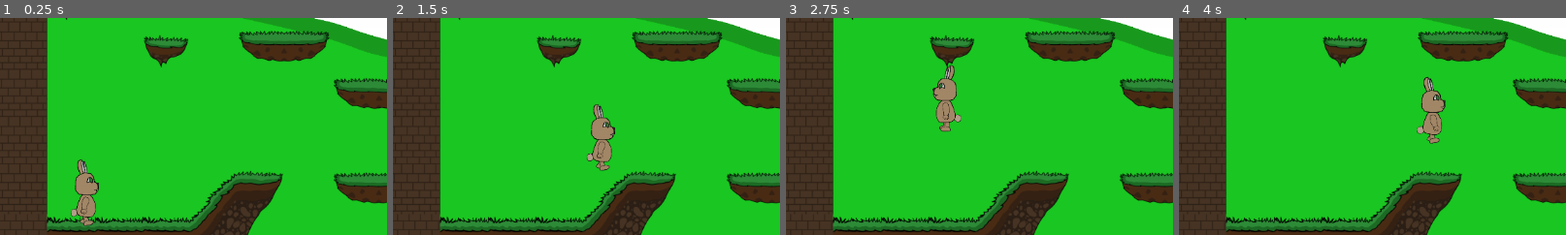
Above: before the commit, frames 1-4 (left to right).
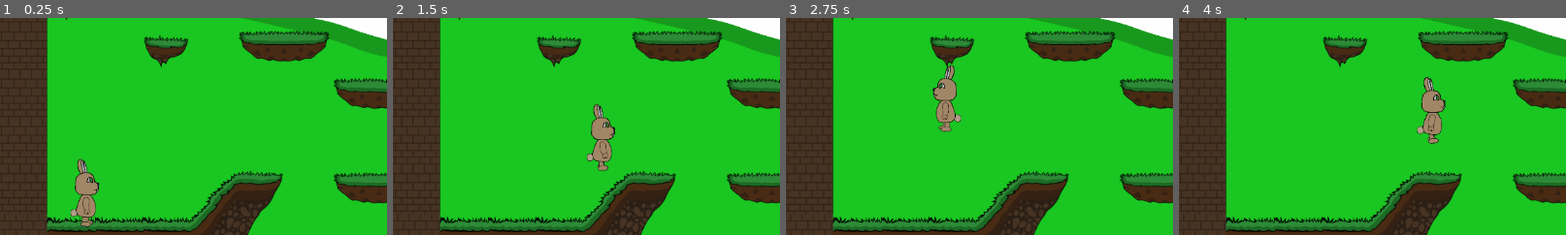
Above: after the commit, the same moments.

Repository: andre-henriques04/island-hoppers
Game: Godot game, scene res://scenes/main.tscn
Same seed, same stepped clock (60 frames per second), same inputs: the game is played once before the commit and once after it.
Inputs:
- Up to frame 1 (0.25 s): no input
- Up to frame 2 (1.5 s): tap Enter (ui_accept) at 0.5, 0.77 s; hold Right (ui_right) from 0.53 s (still down)
- Up to frame 3 (2.75 s): tap Enter (ui_accept) at 1.52, 2 s; release Right (ui_right) at 2.03 s; hold Left (ui_left) from 2.03 s (still down)
- Up to frame 4 (4 s): release Left (ui_left) at 2.78 s; hold Right (ui_right) from 2.78 s (still down); tap Enter (ui_accept) at 3.02, 3.5, 3.77 s
The pictures show only the part of the screen within x 0-50%, y 40-90%; the shares and areas given below are measured in that part.

The runs differ from the first frame. In frame 1, 0.3% of the frame differs, in the area x 18-26%, y 64-97%; in frame 2, 0.1%; in frame 3, less than 0.1%; in frame 4, 0.1%.

Commit message:
Add player animations and NPC assets

Diff:
--- a/scenes/main.tscn
+++ b/scenes/main.tscn
@@ -2,7 +2,9 @@
 
 [ext_resource type="Texture2D" uid="uid://ddgtpjh7kfplp" path="res://assets/art/tilesheets/TutorialIslandPlatformsTileSheet.png" id="1_o5qli"]
 [ext_resource type="Texture2D" uid="uid://cwjx4wj6flwgb" path="res://assets/art/spritesheets/BoxingGloveSpritesheet.png" id="2_0wfyh"]
+[ext_resource type="Texture2D" uid="uid://bts0w0vwq1noq" path="res://assets/player/bunny_idle_spritesheet.png" id="4_o6xl0"]
 [ext_resource type="Texture2D" uid="uid://sv65k63pv6iv" path="res://assets/art/backgrouds/tutorial_background.png" id="5_tbgi4"]
+[ext_resource type="Texture2D" uid="uid://bkgnrdsrdoxdo" path="res://assets/player/bunny_jump_spritesheet.png" id="5_tipki"]
 [ext_resource type="Script" uid="uid://dyrpsoyiwa1pv" path="res://scripts/CharacterMovement.gd" id="player_script"]
 [ext_resource type="Texture2D" uid="uid://5p5bjp8goweo" path="res://assets/player/bunny_walk_spritesheet.png" id="player_texture"]
 
@@ -573,6 +575,138 @@
 [sub_resource type="RectangleShape2D" id="player_RectangleShape2D_jyhfs"]
 size = Vector2(60, 144)
 
+[sub_resource type="AtlasTexture" id="AtlasTexture_xrs0c"]
+atlas = ExtResource("4_o6xl0")
+region = Rect2(0, 0, 512, 512)
+
+[sub_resource type="AtlasTexture" id="AtlasTexture_xljpf"]
+atlas = ExtResource("4_o6xl0")
+region = Rect2(512, 0, 512, 512)
+
+[sub_resource type="AtlasTexture" id="AtlasTexture_j4bwh"]
+atlas = ExtResource("4_o6xl0")
+region = Rect2(1024, 0, 512, 512)
+
+[sub_resource type="AtlasTexture" id="AtlasTexture_ksmap"]
+atlas = ExtResource("4_o6xl0")
+region = Rect2(1536, 0, 512, 512)
+
+[sub_resource type="AtlasTexture" id="AtlasTexture_ygd8o"]
+atlas = ExtResource("4_o6xl0")
+region = Rect2(2048, 0, 512, 512)
+
+[sub_resource type="AtlasTexture" id="AtlasTexture_2s0kr"]
+atlas = ExtResource("4_o6xl0")
+region = Rect2(0, 512, 512, 512)
+
+[sub_resource type="AtlasTexture" id="AtlasTexture_xaipn"]
+atlas = ExtResource("4_o6xl0")
+region = Rect2(512, 512, 512, 512)
+
+[sub_resource type="AtlasTexture" id="AtlasTexture_ndrjj"]
+atlas = ExtResource("4_o6xl0")
+region = Rect2(1024, 512, 512, 512)
+
+[sub_resource type="AtlasTexture" id="AtlasTexture_ih3m7"]
+atlas = ExtResource("4_o6xl0")
+region = Rect2(1536, 512, 512, 512)
+
+[sub_resource type="AtlasTexture" id="AtlasTexture_11yus"]
+atlas = ExtResource("4_o6xl0")
+region = Rect2(2048, 512, 512, 512)
+
+[sub_resource type="AtlasTexture" id="AtlasTexture_b6ruc"]
+atlas = ExtResource("4_o6xl0")
+region = Rect2(0, 1024, 512, 512)
+
+[sub_resource type="AtlasTexture" id="AtlasTexture_155or"]
+atlas = ExtResource("4_o6xl0")
+region = Rect2(512, 1024, 512, 512)
+
+[sub_resource type="AtlasTexture" id="AtlasTexture_vtx2l"]
+atlas = ExtResource("4_o6xl0")
+region = Rect2(1024, 1024, 512, 512)
+
+[sub_resource type="AtlasTexture" id="AtlasTexture_63lxy"]
+atlas = ExtResource("4_o6xl0")
+region = Rect2(1536, 1024, 512, 512)
+
+[sub_resource type="AtlasTexture" id="AtlasTexture_fjhjs"]
+atlas = ExtResource("4_o6xl0")
+region = Rect2(2048, 1024, 512, 512)
+
+[sub_resource type="AtlasTexture" id="AtlasTexture_bfu41"]
+atlas = ExtResource("4_o6xl0")
+region = Rect2(0, 1536, 512, 512)
+
+[sub_resource type="AtlasTexture" id="AtlasTexture_r4ag1"]
+atlas = ExtResource("4_o6xl0")
+region = Rect2(512, 1536, 512, 512)
+
+[sub_resource type="AtlasTexture" id="AtlasTexture_v0wtd"]
+atlas = ExtResource("5_tipki")
+region = Rect2(0, 0, 500, 500)
+
+[sub_resource type="AtlasTexture" id="AtlasTexture_sgvw8"]
+atlas = ExtResource("5_tipki")
+region = Rect2(500, 0, 500, 500)
+
+[sub_resource type="AtlasTexture" id="AtlasTexture_6nfnn"]
+atlas = ExtResource("5_tipki")
+region = Rect2(1000, 0, 500, 500)
+
+[sub_resource type="AtlasTexture" id="AtlasTexture_4ue30"]
+atlas = ExtResource("5_tipki")
+region = Rect2(1500, 0, 500, 500)
+
+[sub_resource type="AtlasTexture" id="AtlasTexture_k42av"]
+atlas = ExtResource("5_tipki")
+region = Rect2(2000, 0, 500, 500)
+
+[sub_resource type="AtlasTexture" id="AtlasTexture_gr8w0"]
+atlas = ExtResource("5_tipki")
+region = Rect2(0, 500, 500, 500)
+
+[sub_resource type="AtlasTexture" id="AtlasTexture_673bd"]
+atlas = ExtResource("5_tipki")
+region = Rect2(500, 500, 500, 500)
+
+[sub_resource type="AtlasTexture" id="AtlasTexture_akjxb"]
+atlas = ExtResource("5_tipki")
+region = Rect2(1000, 500, 500, 500)
+
+[sub_resource type="AtlasTexture" id="AtlasTexture_vrx01"]
+atlas = ExtResource("5_tipki")
+region = Rect2(1500, 500, 500, 500)
+
+[sub_resource type="AtlasTexture" id="AtlasTexture_1uevf"]
+atlas = ExtResource("5_tipki")
+region = Rect2(2000, 500, 500, 500)
+
+[sub_resource type="AtlasTexture" id="AtlasTexture_tc087"]
+atlas = ExtResource("5_tipki")
+region = Rect2(0, 1000, 500, 500)
+
+[sub_resource type="AtlasTexture" id="AtlasTexture_73205"]
+atlas = ExtResource("5_tipki")
+region = Rect2(500, 1000, 500, 500)
+
+[sub_resource type="AtlasTexture" id="AtlasTexture_0tljd"]
+atlas = ExtResource("5_tipki")
+region = Rect2(1000, 1000, 500, 500)
+
+[sub_resource type="AtlasTexture" id="AtlasTexture_mgpkq"]
+atlas = ExtResource("5_tipki")
+region = Rect2(1500, 1000, 500, 500)
+
+[sub_resource type="AtlasTexture" id="AtlasTexture_xmrkg"]
+atlas = ExtResource("5_tipki")
+region = Rect2(2000, 1000, 500, 500)
+
+[sub_resource type="AtlasTexture" id="AtlasTexture_wvlrk"]
+atlas = ExtResource("5_tipki")
+region = Rect2(0, 1500, 500, 500)
+
 [sub_resource type="AtlasTexture" id="player_AtlasTexture_sugp2"]
 atlas = ExtResource("player_texture")
 region = Rect2(0, 0, 512, 512)
@@ -639,6 +773,115 @@
 
 [sub_resource type="SpriteFrames" id="player_SpriteFrames_y7xg4"]
 animations = [{
+"frames": [{
+"duration": 1.0,
+"texture": SubResource("AtlasTexture_xrs0c")
+}, {
+"duration": 1.0,
+"texture": SubResource("AtlasTexture_xljpf")
+}, {
+"duration": 1.0,
+"texture": SubResource("AtlasTexture_j4bwh")
+}, {
+"duration": 1.0,
+"texture": SubResource("AtlasTexture_ksmap")
+}, {
+"duration": 1.0,
+"texture": SubResource("AtlasTexture_ygd8o")
+}, {
+"duration": 1.0,
+"texture": SubResource("AtlasTexture_2s0kr")
+}, {
+"duration": 1.0,
+"texture": SubResource("AtlasTexture_xaipn")
+}, {
+"duration": 1.0,
+"texture": SubResource("AtlasTexture_ndrjj")
+}, {
+"duration": 1.0,
+"texture": SubResource("AtlasTexture_ih3m7")
+}, {
+"duration": 1.0,
+"texture": SubResource("AtlasTexture_11yus")
+}, {
+"duration": 1.0,
+"texture": SubResource("AtlasTexture_b6ruc")
+}, {
+"duration": 1.0,
+"texture": SubResource("AtlasTexture_155or")
+}, {
+"duration": 1.0,
+"texture": SubResource("AtlasTexture_vtx2l")
+}, {
+"duration": 1.0,
+"texture": SubResource("AtlasTexture_63lxy")
+}, {
+"duration": 1.0,
+"texture": SubResource("AtlasTexture_fjhjs")
+}, {
+"duration": 1.0,
+"texture": SubResource("AtlasTexture_bfu41")
+}, {
+"duration": 1.0,
+"texture": SubResource("AtlasTexture_r4ag1")
+}],
+"loop": 1,
+"name": &"idle",
+"speed": 5.0
+}, {
+"frames": [{
+"duration": 1.0,
+"texture": SubResource("AtlasTexture_v0wtd")
+}, {
+"duration": 1.0,
+"texture": SubResource("AtlasTexture_sgvw8")
+}, {
+"duration": 1.0,
+"texture": SubResource("AtlasTexture_6nfnn")
+}, {
+"duration": 1.0,
+"texture": SubResource("AtlasTexture_4ue30")
+}, {
+"duration": 1.0,
+"texture": SubResource("AtlasTexture_k42av")
+}, {
+"duration": 1.0,
+"texture": SubResource("AtlasTexture_gr8w0")
+}, {
+"duration": 1.0,
+"texture": SubResource("AtlasTexture_673bd")
+}, {
+"duration": 1.0,
+"texture": SubResource("AtlasTexture_akjxb")
+}, {
+"duration": 1.0,
+"texture": SubResource("AtlasTexture_vrx01")
+}, {
+"duration": 1.0,
+"texture": SubResource("AtlasTexture_1uevf")
+}, {
+"duration": 1.0,
+"texture": SubResource("AtlasTexture_tc087")
+}, {
+"duration": 1.0,
+"texture": SubResource("AtlasTexture_73205")
+}, {
+"duration": 1.0,
+"texture": SubResource("AtlasTexture_0tljd")
+}, {
+"duration": 1.0,
+"texture": SubResource("AtlasTexture_mgpkq")
+}, {
+"duration": 1.0,
+"texture": SubResource("AtlasTexture_xmrkg")
+}, {
+"duration": 1.0,
+"texture": SubResource("AtlasTexture_wvlrk")
+}],
+"loop": 1,
+"name": &"jump",
+"speed": 5.0
+}, {
 "frames": [{
 "duration": 1.0,
 "texture": SubResource("player_AtlasTexture_sugp2")
@@ -748,9 +991,10 @@
 position = Vector2(-0.27999878, -18.279999)
 scale = Vector2(0.37, 0.37)
 sprite_frames = SubResource("player_SpriteFrames_y7xg4")
-animation = &"run"
-frame = 9
-frame_progress = 0.015174813
+animation = &"jump"
+frame = 10
+frame_progress = 0.6995554
+speed_scale = 1.5
 
 [node name="Sprite2D" type="Sprite2D" parent="." unique_id=1513340814]
 z_index = -10
Binary file added: assets/art/Npcs/Bunny_sibling_1.png
Binary file added: assets/player/bunny_idle_spritesheet.png
Not shown, added: assets/player/bunny_idle_spritesheet.png.import
Binary file added: assets/player/bunny_jump_spritesheet.png
Not shown, added: assets/player/bunny_jump_spritesheet.png.import
Binary file added: assets/player/bunny_sprint_spritesheet.png
Not shown, added: assets/player/bunny_sprint_spritesheet.png.import
